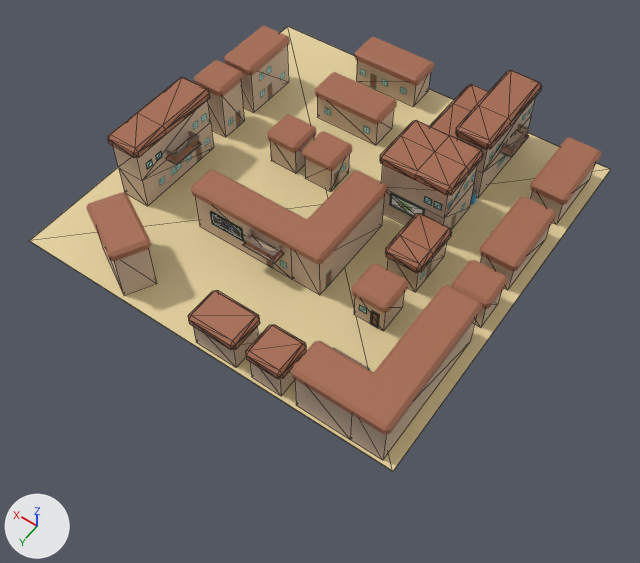
An edit to the glTF model Objects/Level_1/Level_1.gltf, drawn before and after from the same camera.
Camera for both pictures: a camera (50 mm lens) standing at (-20.8, 85.5, 82.1) and looking at (20.3, 28.0, -8.3). Every picture has the same lights, and +X, +Y and +Z are marked at lower left. Mesh edges are drawn as thin lines on the coarser meshes. Where no turn or scale is listed for an object, it has been applied to the vertices.

Names of what the first picture shows: 'Base.010', 'Base.016', 'Floor', 'Roof.001', 'Roof.002', 'Roof.004', 'Roof.005', 'Roof.009', 'Roof.011', 'Roof.012', 'Roof.013', 'Roof.014'.
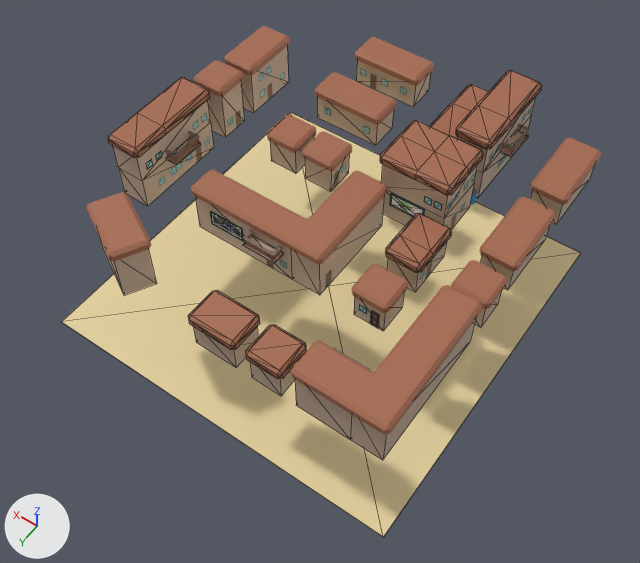
Boxes (x1, y1, x2, y2) around the edits, measured in the pictures (640 x 563 px):
'Floor', moved
    before: (29, 26, 611, 471)
    after: (61, 112, 581, 537)

The change, as a list of edits to the scene's bpy script:
```text
Change ob_floor:
    ob_floor.location: (22.8, 22.4, -0.1) -> (22.8, 22.4, -17.0)
```
